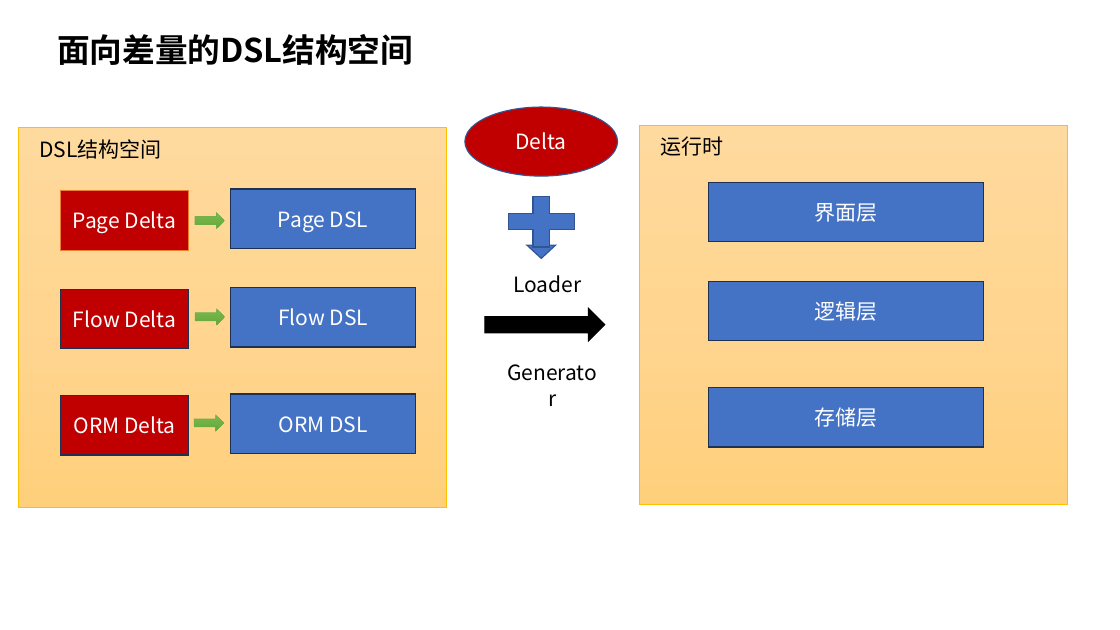
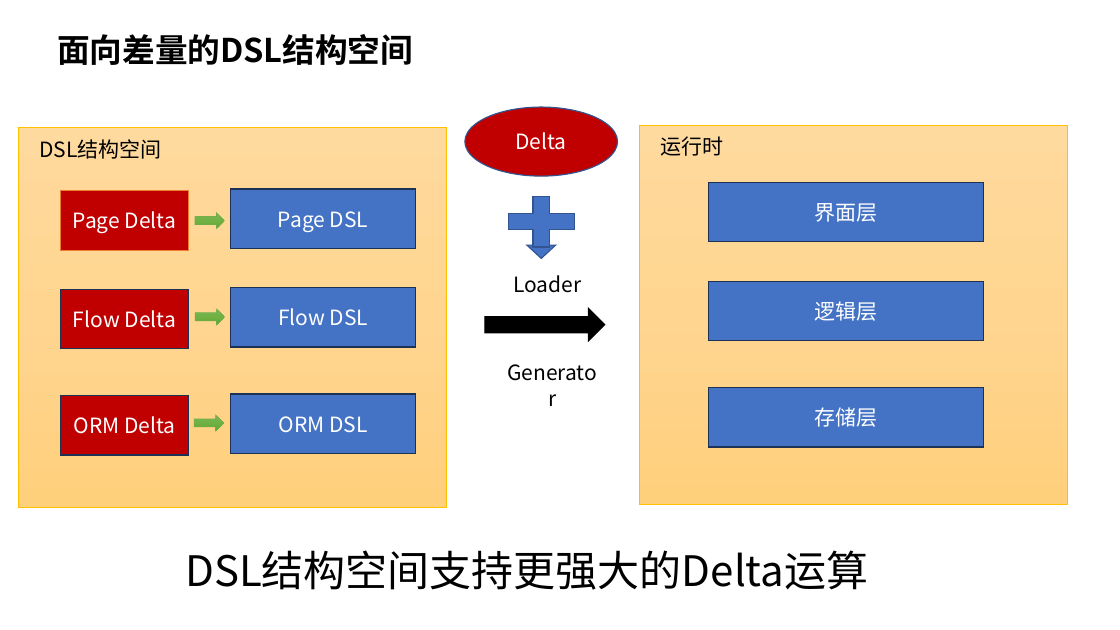
Before and after one commit to nop-platform/nop-entropy-docs, a slide deck: slide 13 of src/ppt/theory-of-reversible-computation.pptx. Drawn at 1120x630 pixels with LibreOffice and Linux fonts; fonts in the diff are those of the drawing. Boxes give left, top, right and bottom in pixels: in the first picture for what was removed or moved away, otherwise in the second. Text is boxed around its words. In the diff, an @@ line names an element or a change of style, - is before the commit and + after.

```diff
--- a/src/ppt/theory-of-reversible-computation.pptx
+++ b/src/ppt/theory-of-reversible-computation.pptx
@@ text added at <box>185,550,868,590</box>, 36 pt, text #000000 @@
+DSL结构空间支持更强大的Delta运算
```
Also in this commit, not shown: 15 other slides changed.
